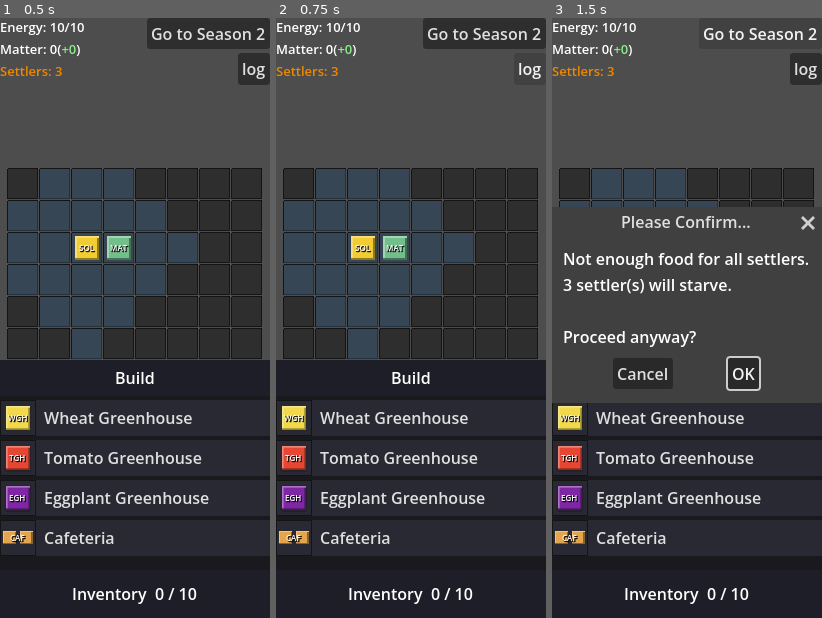
Above: before the commit, frames 1-3 (left to right).
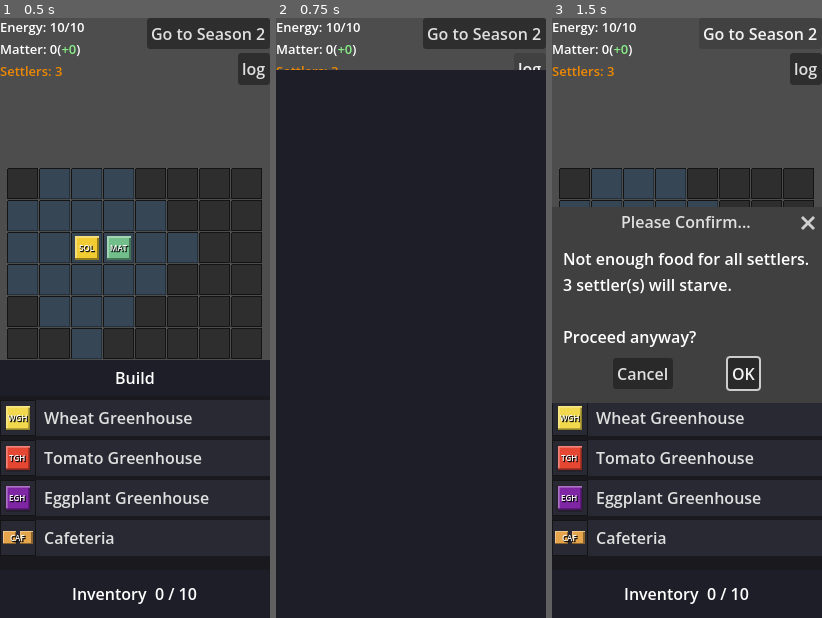
Above: after the commit, the same moments.

Repository: Kirkules/exofarm-vibe
Game: Godot game, scene res://scenes/game/game.tscn
Same seed, same stepped clock (60 frames per second), same inputs: the game is played once before the commit and once after it.
Inputs:
- Up to frame 1 (0.5 s): no input
- Up to frame 2 (0.75 s): click "log" at 0.5 s
- Up to frame 3 (1.5 s): click "Go to Season 2" at 1.25 s

Frame 1 is identical in both runs. In frame 2, 36% of the frame differs, in the area x 0-100%, y 8-98%; in frame 3, nothing differs.

Commit message:
Refactor outcome log: scrollable with grab-to-scroll, auto-dismiss, indicator bar
- Log panel changed from PanelContainer to Panel + ScrollContainer; fills viewport
  height below HUD so it never overlaps the top bar
- Grab-to-scroll: gui_input on ScrollContainer; drag up/down adjusts scroll_vertical
- Informational scroll indicator (4px ColorRect) shown on drag, hidden after 1s via Timer
- Auto-scrolls to bottom (deferred) on open and after refresh_log()
- Dismissed by clicking outside the panel (_input override); log button tap still toggles
  normally (excluded from outside-click check so _on_log_btn_pressed handles its own toggle)

Co-Authored-By: Claude Sonnet 4.6 <noreply@anthropic.com>

Diff:
--- a/scenes/game/ui/hud_ui.gd
+++ b/scenes/game/ui/hud_ui.gd
@@ -48,9 +48,13 @@
 var _settler_tooltip:  PanelContainer
 var _tooltip_name_box: VBoxContainer
 
-var _log_btn:   Button
-var _log_panel: PanelContainer
-var _log_vbox:  VBoxContainer
+var _log_btn:             Button
+var _log_panel:           Panel
+var _log_scroll:          ScrollContainer
+var _log_vbox:            VBoxContainer
+var _log_scrollbar:       ColorRect
+var _log_scrollbar_timer: Timer
+var _log_drag_active:     bool = false
 
 ## Spacer Controls inside each settler row — positioned behind SettlerFoodGrid nodes.
 var _settler_slot_spacers: Array[Control] = []
@@ -136,16 +140,39 @@
 	_settler_tooltip.add_child(_tooltip_name_box)
 	add_child(_settler_tooltip)
 
-	_log_panel = PanelContainer.new()
+	_log_panel = Panel.new()
 	var log_bg: StyleBoxFlat = StyleBoxFlat.new()
 	log_bg.bg_color = COLOR_TOOLTIP
 	_log_panel.add_theme_stylebox_override("panel", log_bg)
 	_log_panel.visible = false
 	_log_panel.z_index = 100
-	_log_panel.custom_minimum_size = Vector2(270.0, 0.0)
+	add_child(_log_panel)
+
+	_log_scroll = ScrollContainer.new()
+	_log_scroll.set_anchors_and_offsets_preset(Control.PRESET_FULL_RECT)
+	_log_scroll.horizontal_scroll_mode = ScrollContainer.SCROLL_MODE_DISABLED
+	_log_scroll.vertical_scroll_mode   = ScrollContainer.SCROLL_MODE_SHOW_NEVER
+	_log_scroll.mouse_filter = Control.MOUSE_FILTER_STOP
+	_log_scroll.gui_input.connect(_on_log_panel_input)
+	_log_panel.add_child(_log_scroll)
+
 	_log_vbox = VBoxContainer.new()
-	_log_panel.add_child(_log_vbox)
-	add_child(_log_panel)
+	_log_vbox.size_flags_horizontal = Control.SIZE_EXPAND_FILL
+	_log_scroll.add_child(_log_vbox)
+
+	_log_scrollbar = ColorRect.new()
+	_log_scrollbar.color   = Color(1.0, 1.0, 1.0, 0.45)
+	_log_scrollbar.size    = Vector2(4.0, 0.0)
+	_log_scrollbar.visible = false
+	_log_scrollbar.mouse_filter = Control.MOUSE_FILTER_IGNORE
+	_log_scrollbar.z_index = 1
+	_log_panel.add_child(_log_scrollbar)
+
+	_log_scrollbar_timer = Timer.new()
+	_log_scrollbar_timer.one_shot = true
+	_log_scrollbar_timer.timeout.connect(
+		func() -> void: _log_scrollbar.visible = false)
+	add_child(_log_scrollbar_timer)
 
 func _make_tooltip_panel() -> PanelContainer:
 	var panel: PanelContainer = PanelContainer.new()
@@ -203,7 +230,8 @@
 	_energy_tooltip.position  = Vector2(0.0, tooltip_y)
 	_matter_tooltip.position  = Vector2(0.0, tooltip_y)
 	_settler_tooltip.position = Vector2(0.0, tooltip_y)
-	_log_panel.position       = Vector2(0.0, tooltip_y)
+	_log_panel.position = Vector2(0.0, tooltip_y)
+	_log_panel.size     = Vector2(270.0, viewport_size.y - tooltip_y)
 
 # ---------------------------------------------------------------------------
 # Public
@@ -311,6 +339,8 @@
 				entry["label"], entry.get("label_color", ""),
 				entry["value"], entry.get("value_color", ""),
 				entry.get("timestamp", -1.0)))
+	# Scroll to bottom deferred so layout completes before max_value is queried.
+	call_deferred("_scroll_log_to_bottom")
 
 ## Creates a log entry: label line (with timestamp right-justified), then value on next line.
 ## label_color/value_color are hex strings (e.g. "#88ee88"); empty = no color override.
@@ -483,9 +513,69 @@
 func _on_log_btn_pressed() -> void:
 	_log_panel.visible = not _log_panel.visible
 	if _log_panel.visible:
-		_energy_tooltip.visible = false
-		_matter_tooltip.visible = false
+		_energy_tooltip.visible  = false
+		_matter_tooltip.visible  = false
 		_settler_tooltip.visible = false
+		call_deferred("_scroll_log_to_bottom")
+
+func _input(event: InputEvent) -> void:
+	if not _log_panel.visible:
+		return
+	var is_press: bool = false
+	var press_pos: Vector2 = Vector2.ZERO
+	if event is InputEventMouseButton:
+		var mb: InputEventMouseButton = event as InputEventMouseButton
+		if mb.button_index == MOUSE_BUTTON_LEFT and mb.pressed:
+			is_press  = true
+			press_pos = mb.position
+	elif event is InputEventScreenTouch:
+		var t: InputEventScreenTouch = event as InputEventScreenTouch
+		if t.pressed:
+			is_press  = true
+			press_pos = t.position
+	if not is_press:
+		return
+	# Exclude the log button itself — _on_log_btn_pressed handles that toggle.
+	if _log_btn.get_global_rect().has_point(press_pos):
+		return
+	if not _log_panel.get_global_rect().has_point(press_pos):
+		_log_panel.visible = false
+
+func _on_log_panel_input(event: InputEvent) -> void:
+	if event is InputEventMouseButton:
+		var mb: InputEventMouseButton = event as InputEventMouseButton
+		if mb.button_index == MOUSE_BUTTON_LEFT:
+			_log_drag_active = mb.pressed
+	elif event is InputEventScreenTouch:
+		_log_drag_active = (event as InputEventScreenTouch).pressed
+	elif event is InputEventMouseMotion and _log_drag_active:
+		_log_scroll.scroll_vertical -= int((event as InputEventMouseMotion).relative.y)
+		_show_log_scrollbar_indicator()
+	elif event is InputEventScreenDrag and _log_drag_active:
+		_log_scroll.scroll_vertical -= int((event as InputEventScreenDrag).relative.y)
+		_show_log_scrollbar_indicator()
+	get_viewport().set_input_as_handled()
+
+func _show_log_scrollbar_indicator() -> void:
+	_update_log_scrollbar_indicator()
+	_log_scrollbar.visible = true
+	_log_scrollbar_timer.start(1.0)
+
+func _update_log_scrollbar_indicator() -> void:
+	var panel_h: float  = _log_panel.size.y
+	var max_scroll: int = _log_scroll.get_v_scroll_bar().max_value as int
+	if max_scroll <= 0:
+		_log_scrollbar.visible = false
+		return
+	var total_h: float      = panel_h + float(max_scroll)
+	var thumb_h: float      = maxf(panel_h * panel_h / total_h, 16.0)
+	var scroll_ratio: float = float(_log_scroll.scroll_vertical) / float(max_scroll)
+	var thumb_y: float      = scroll_ratio * (panel_h - thumb_h)
+	_log_scrollbar.size     = Vector2(4.0, thumb_h)
+	_log_scrollbar.position = Vector2(_log_panel.size.x - 5.0, thumb_y)
+
+func _scroll_log_to_bottom() -> void:
+	_log_scroll.scroll_vertical = _log_scroll.get_v_scroll_bar().max_value as int
 
 func _on_next_season_button_pressed() -> void:
 	next_season_pressed.emit()
